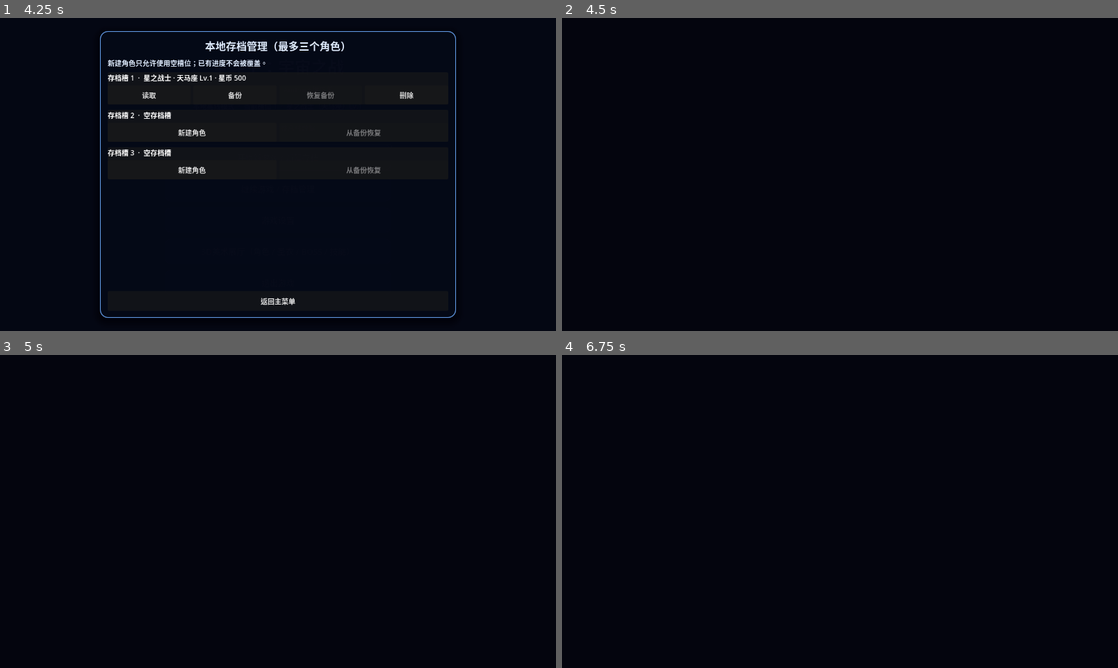
Above: before the commit, frames 1-4 (two rows, left to right).
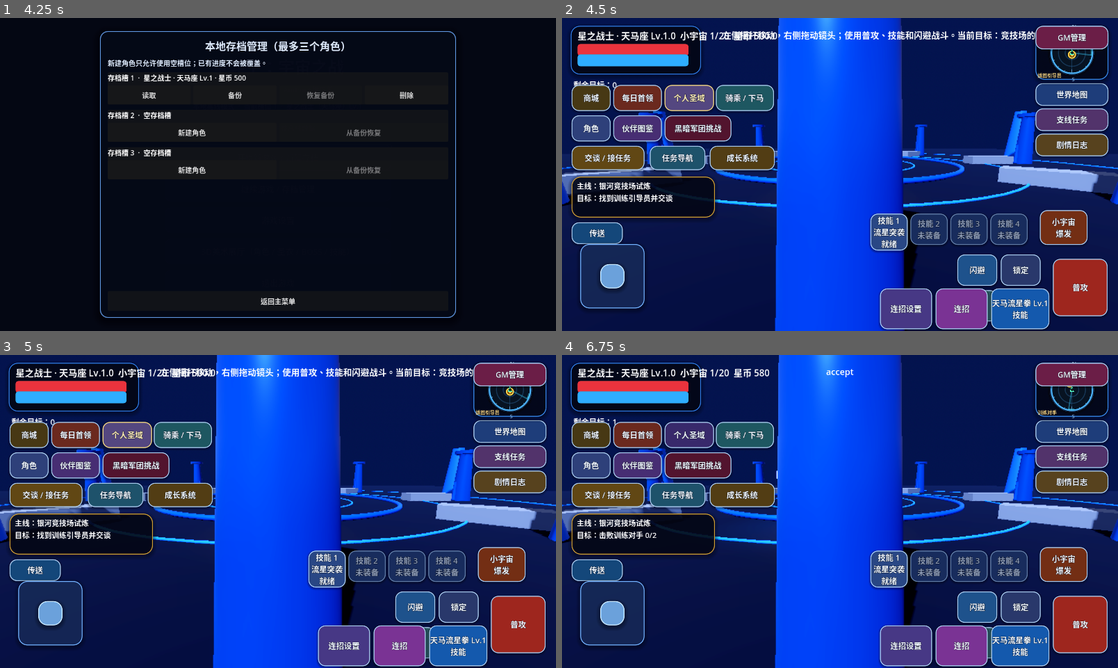
Above: after the commit, the same moments.

Repository: Qazwesrd/Saint-Seiya-Universe-War
Game: Godot game, scene res://scenes/main_menu.tscn
Two runs of this game, one before a commit and one after it. Both use one fixed random seed, a clock stepped at 60 frames per second and the inputs below.
Inputs (mouse positions are in pixels of both pictures, inside the frame that each line leads up to):
- Up to frame 1 (4.25 s): click "开始新游戏 / 新建存档" at 0.5 s; click "开始新游戏 / 新建存档" at 1.25 s; click "继续游戏 / 存档管理" at 2 s; click "游戏设置" at 2.75 s; click "3D美术展厅（角色 / 圣衣 / BOSS / 技能）" at 3.5 s
- Up to frame 2 (4.5 s): click "读取" at 4.25 s
- Up to frame 3 (5 s): no input
- Up to frame 4 (6.75 s): click (606, 495) at 5 s, where only the run after the commit has a clickable "交谈 / 接任务"; click (678, 495) at 5.75 s, where only the run after the commit has a clickable "任务导航"; click (595, 570) at 6.5 s, where only the run after the commit has a clickable "传送"

Frame 1 is identical in both runs. In frame 2, 95% of the frame differs, in the area x 0-100%, y 0-100%; in frame 3, 95%; in frame 4, 95%.
Error before the commit: Parse Error: Could not preload resource script "res://scripts/player.gd". (res://scripts/game.gd:2)

Commit message:
fix: restore armor transform function declaration

Diff:
--- a/game/scripts/player.gd
+++ b/game/scripts/player.gd
@@ -566,7 +566,7 @@
     var is_hongjun := bool(RPGState.profile.get("is_supreme_deity", false))
     character_stance_profile = CharacterStanceDatabase.get_profile(class_id, faction_id, is_hongjun)
 
-func _play_armor_transform_effect() -> void
+func _play_armor_transform_effect() -> void:
     if not is_instance_valid(visual_root):
         return
     var burst := MeshInstance3D.new()
